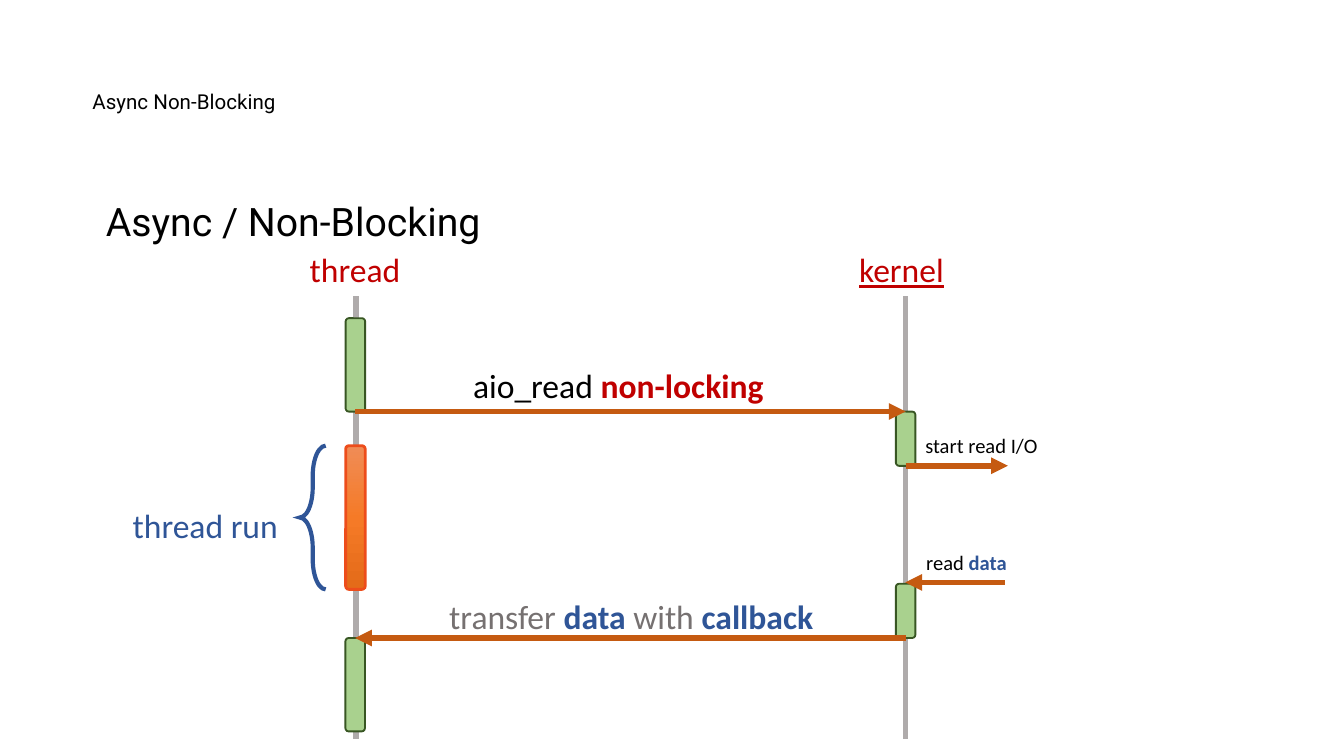
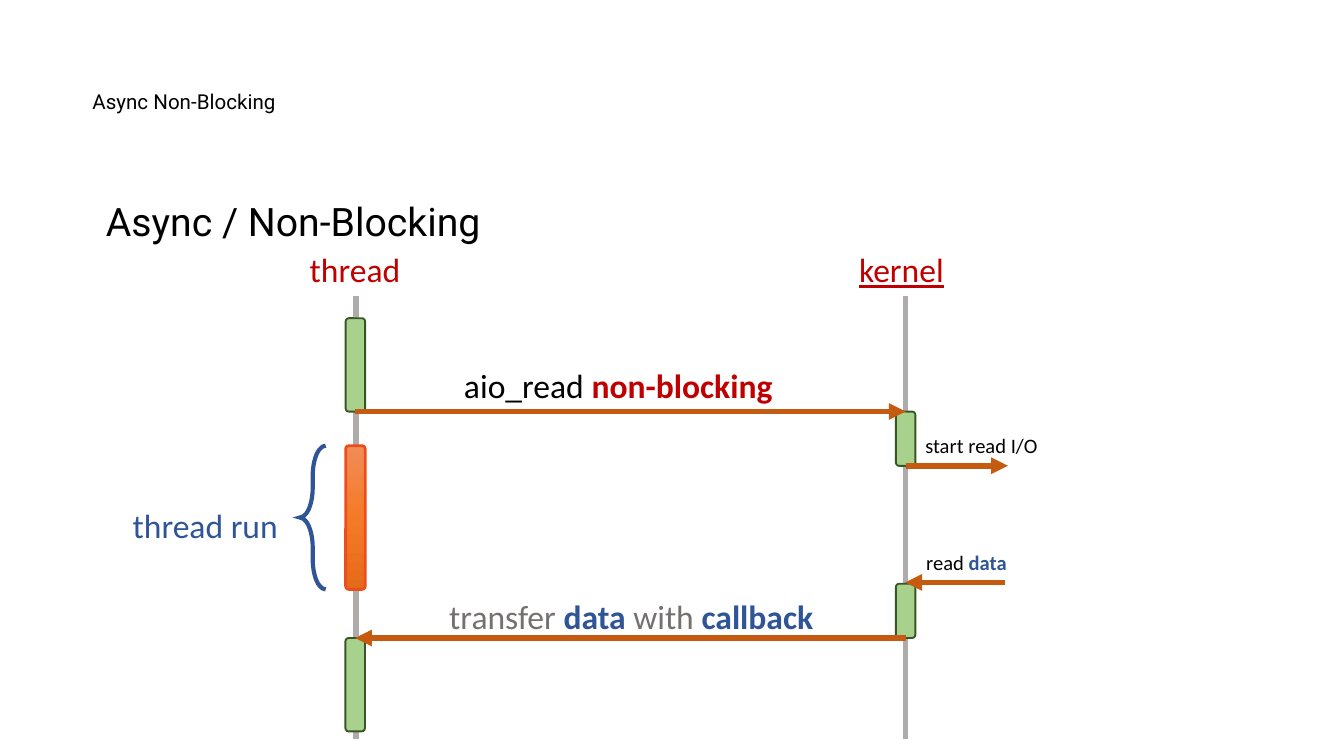
Before and after one commit to nayasis/fastcampus-hyper-webflux, a slide deck: slide 15 of 99.ppt/[Ch4-1. 비동기 서비스 소개] 1-2. 비동기 호출이란 ~ 1-3. Servlet_Reactive.pptx. Drawn at 1344x756 pixels with LibreOffice and Linux fonts; fonts in the diff are those of the drawing; background and template pictures are left out. Boxes give left, top, right and bottom in pixels: in the first picture for what was removed or moved away, otherwise in the second. Text is boxed around its words. In the diff, an @@ line names an element or a change of style, - is before the commit and + after.

```diff
--- a/99.ppt/[Ch4-1. 비동기 서비스 소개] 1-2. 비동기 호출이란 ~ 1-3. Servlet_Reactive.pptx
+++ b/99.ppt/[Ch4-1. 비동기 서비스 소개] 1-2. 비동기 호출이란 ~ 1-3. Servlet_Reactive.pptx
@@ text at (x1=464, y1=374, x2=773, y2=404): text changed @@
-aio_read non-locking
+aio_read non-blocking
```
Also in this commit, not shown: 1 other slide changed, 1 slide added.
